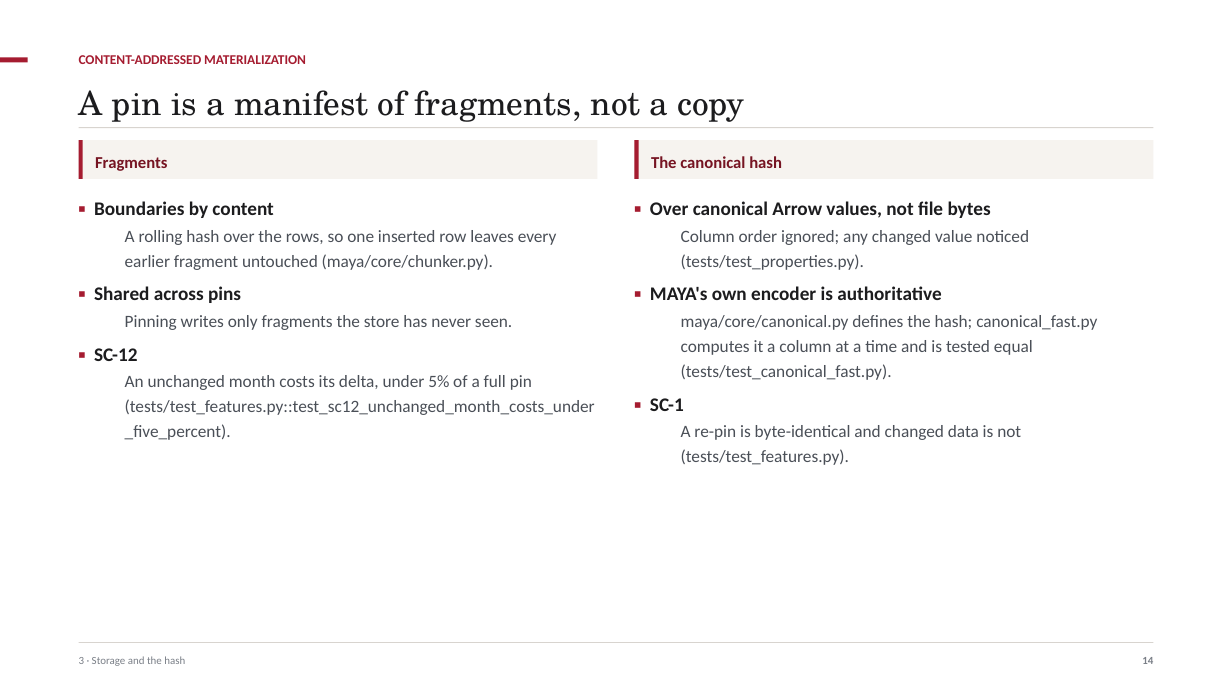
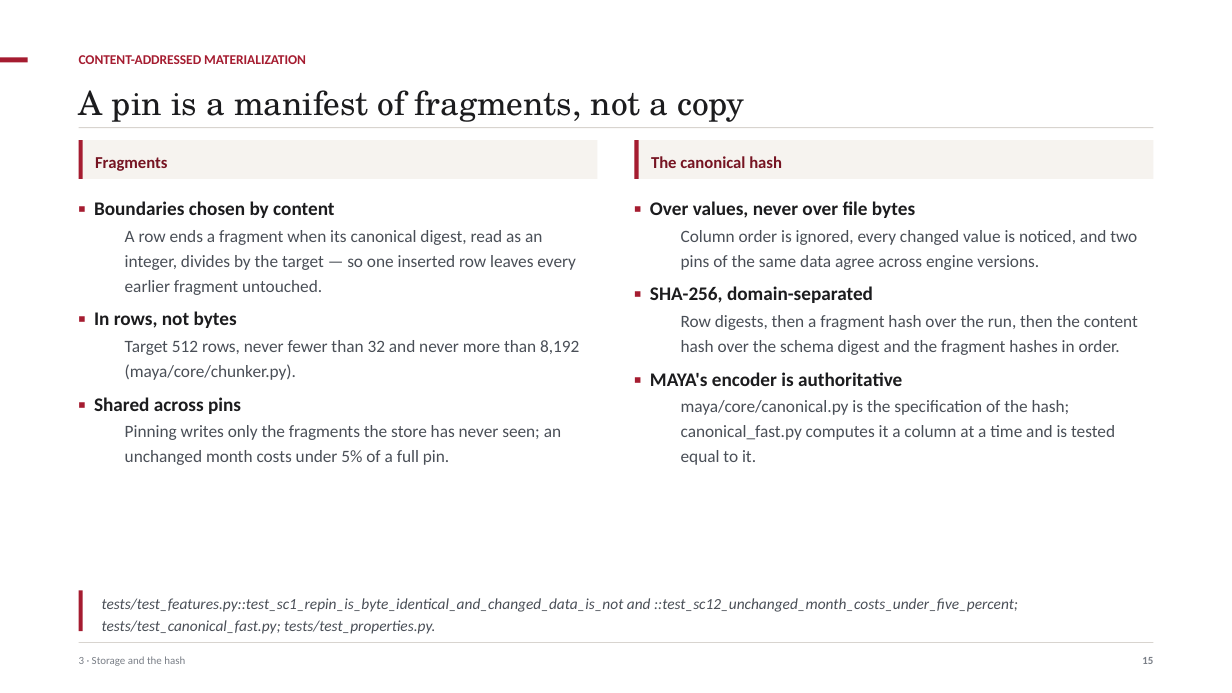
Before and after one commit to ajsinha/maya, a slide deck: slide 15 of docs/MAYA-System-Design.pptx (slide 14 before the commit). Drawn at 1232x693 pixels with LibreOffice and Linux fonts; fonts in the diff are those of the drawing. Boxes give left, top, right and bottom in pixels: in the first picture for what was removed or moved away, otherwise in the second. Text is boxed around its words. In the diff, an @@ line names an element or a change of style, - is before the commit and + after.

Commit message:
Three decks that tell the product, not the paper
The Concepts and Formalism deck walked the research paper and marked each
construction with what MAYA implements. That is commentary on a document,
not an account of a product: a reader who wanted to know what MAYA does
had to care first about what the paper claims. It is deleted, its module
with it, and the theory now lives only in the paper.

In its place MAYA-Capabilities: what the platform does, ending with one
model carried the whole way -- IFRS 9 expected credit loss, three members
and a combiner, the contract that could not see the combiner's own
parameters, the four places MAYA said no, and the finding the study
refused to flatter, that at portfolio level the allowance is 2.67 times
the loss. A worked example is what makes it a story rather than a list.

The other two are rewritten against the code rather than edited. What the
old decks had got wrong, and now say correctly: fifteen feature operators,
not twelve; six covenant kinds, not five; five rungs of the artifact
ladder gate and the sixth records a warning; MAYA evaluates the formula IR
in process and refuses a declared black box outright rather than scoring
it; fragments are chunked in rows, not bytes; seven capacity targets are
met and one is not met reliably; nine case studies are built, not eleven.
There is no committee primitive, so the slides say approval thresholds.

```diff
--- a/docs/MAYA-System-Design.pptx
+++ b/docs/MAYA-System-Design.pptx
@@ text at box(94, 201, 579, 380): text changed @@
-▪ Boundaries by content
-  A rolling hash over the rows, so one inserted row leaves every earlier fragment untouched (maya/core/chunker.py).
+▪ Boundaries chosen by content
+  A row ends a fragment when its canonical digest, read as an integer, divides by the target — so one inserted row leaves every earlier fragment untouched.
+▪ In rows, not bytes
+  Target 512 rows, never fewer than 32 and never more than 8,192 (maya/core/chunker.py).
@@ text at box(650, 201, 1138, 465): text changed @@
-▪ Over canonical Arrow values, not file bytes
-  Column order ignored; any changed value noticed (tests/test_properties.py).
-▪ MAYA's own encoder is authoritative
-  maya/core/canonical.py defines the hash; canonical_fast.py computes it a column at a time and is tested equal (tests/test_canonical_fast.py).
-▪ SC-1
-  A re-pin is byte-identical and changed data is not (tests/test_features.py).
+▪ Over values, never over file bytes
+  Column order is ignored, every changed value is noticed, and two pins of the same data agree across engine versions.
+▪ SHA-256, domain-separated
+  Row digests, then a fragment hash over the run, then the content hash over the schema digest and the fragment hashes in order.
+▪ MAYA's encoder is authoritative
+  maya/core/canonical.py is the specification of the hash; canonical_fast.py computes it a column at a time and is tested equal to it.
@@ text at box(125, 425, 561, 465): text changed @@
-  Pinning writes only fragments the store has never seen.
-▪ SC-12
-  An unchanged month costs its delta, under 5% of a full pin (tests/test_features.py::test_sc12_unchanged_month_costs_under_five_percent).
+  Pinning writes only the fragments the store has never seen; an unchanged month costs under 5% of a full pin.
@@ rectangle added at box(79, 591, 82, 631), fill #A51C30 @@
@@ text added at box(102, 598, 1018, 634), 12 pt, text #4A4F57, italic @@
+tests/test_features.py::test_sc1_repin_is_byte_identical_and_changed_data_is_not and ::test_sc12_unchanged_month_costs_under_five_percent; tests/test_canonical_fast.py; tests/test_properties.py.
@@ text at box(1142, 657, 1153, 664): text changed @@
-14
+15
```
Also in this commit, not shown: 33 other slides changed, 7 slides added, 12 other files.
